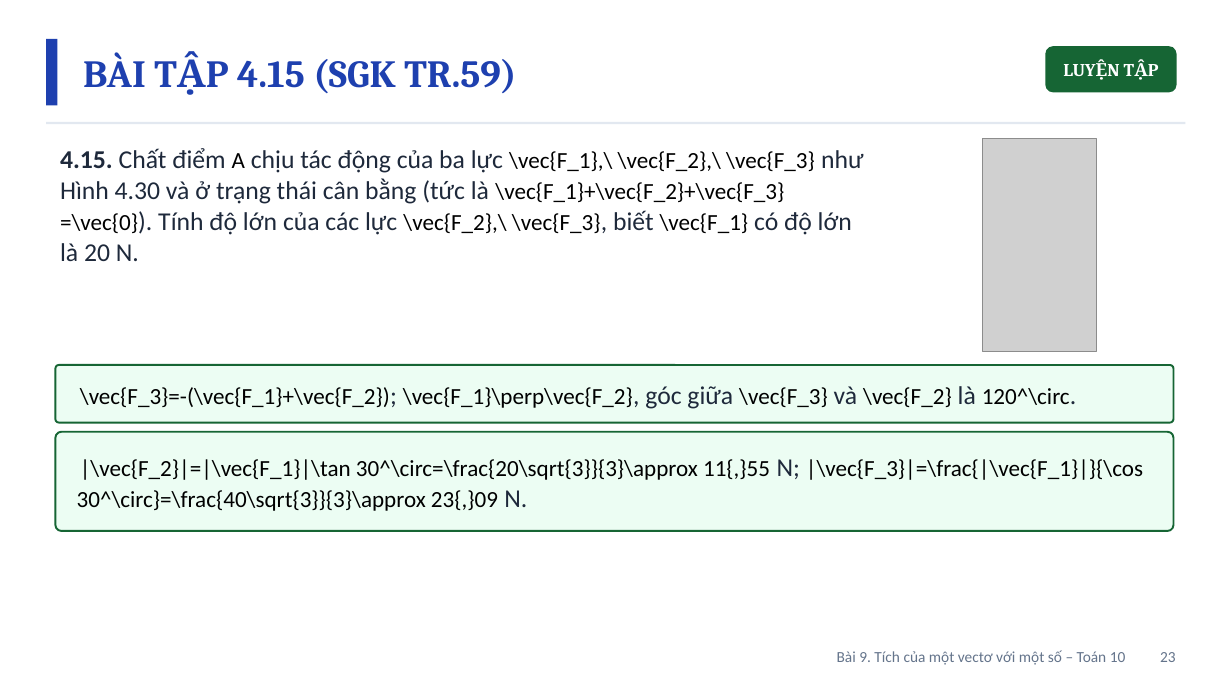
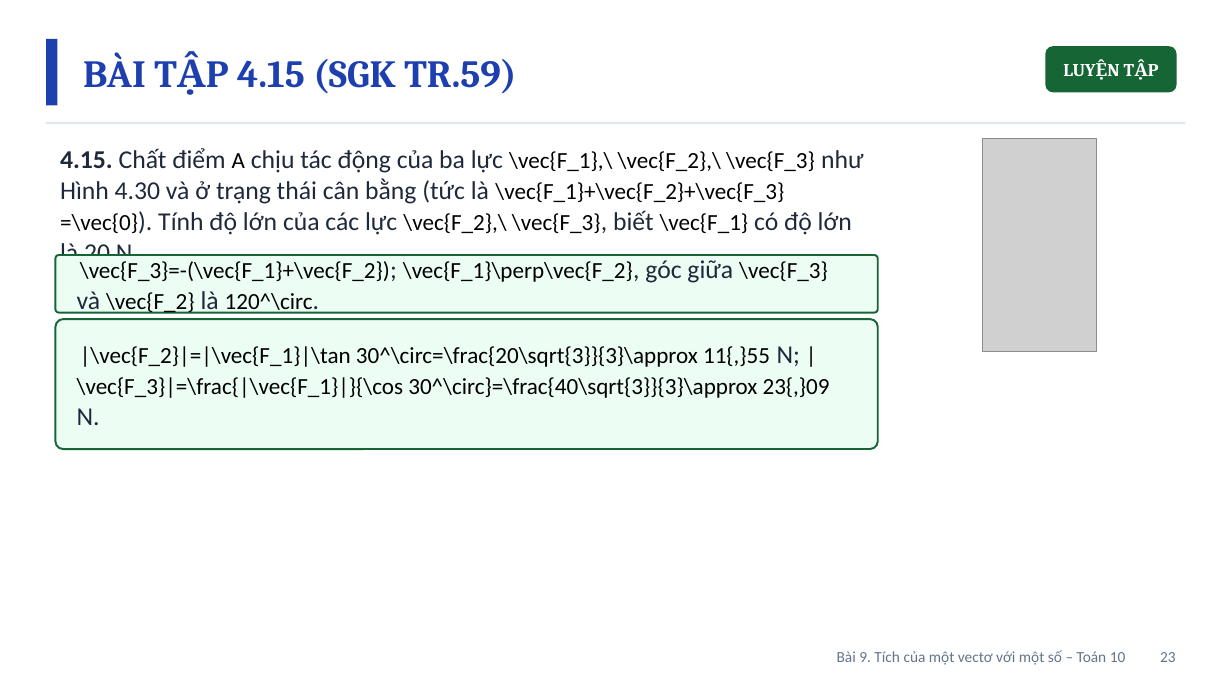
Before and after one commit to Trangtu66/Taode_thi_online, a slide deck: slide 23 of mon/toan/slide/lop10/BaiGiangDienTu_TOAN10_Bai9_TichVectoVoiMotSo_T30-31.pptx. Drawn at 1232x693 pixels with LibreOffice and Linux fonts; fonts in the diff are those of the drawing; grey boxes stand for pictures. Boxes give left, top, right and bottom in pixels: in the first picture for what was removed or moved away, otherwise in the second. Text is boxed around its words. In the diff, an @@ line names an element or a change of style, - is before the commit and + after.

```diff
--- a/mon/toan/slide/lop10/BaiGiangDienTu_TOAN10_Bai9_TichVectoVoiMotSo_T30-31.pptx
+++ b/mon/toan/slide/lop10/BaiGiangDienTu_TOAN10_Bai9_TichVectoVoiMotSo_T30-31.pptx
@@ rounded rectangle: place and size @@
-rounded rectangle at box(55, 365, 1174, 422)
+rounded rectangle at box(55, 255, 878, 312)
@@ text "\vec{F_3}=-(\vec{F_1}+\vec{F_2}); \vec{F_1}\perp\vec{F_2}, g ..." rewrapped from box(80, 386, 1070, 409) to box(77, 260, 828, 314) @@
@@ rounded rectangle: place and size @@
-rounded rectangle at box(55, 432, 1174, 531)
+rounded rectangle at box(55, 319, 878, 449)
@@ text "|\vec{F_2}|=|\vec{F_1}|\tan 30^\circ=\frac{20\sqrt{3}}{3}\ap ..." rewrapped from box(77, 459, 1143, 511) to box(77, 346, 830, 425) @@
```
Also in this commit, not shown: 3 other slides changed, 7 other files.
